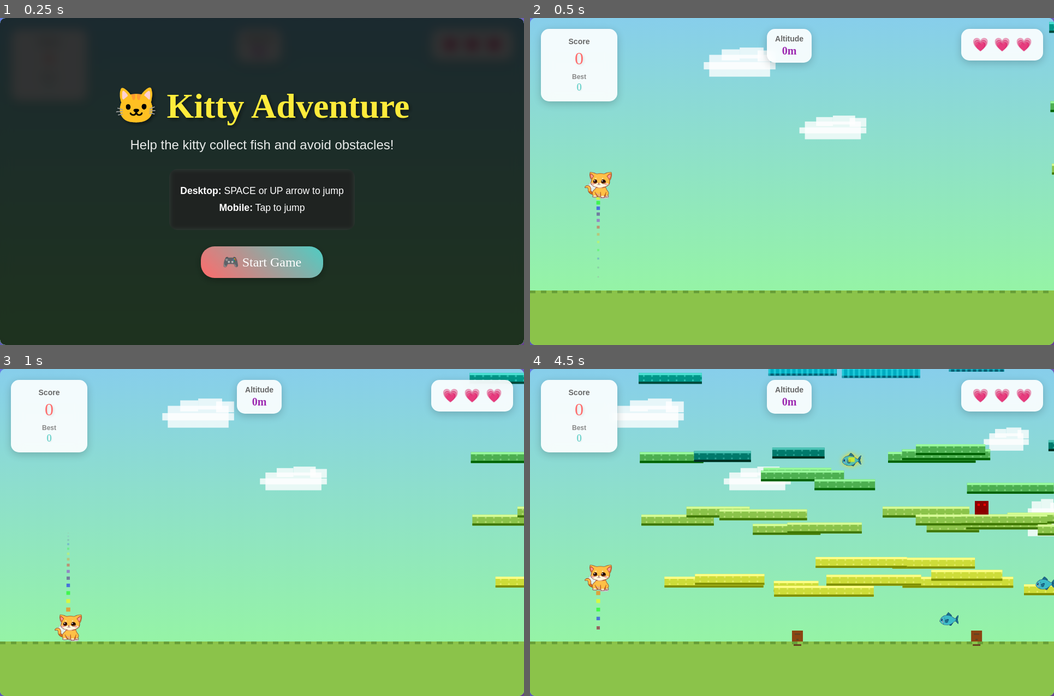
Above: before the commit, frames 1-4 (two rows, left to right).
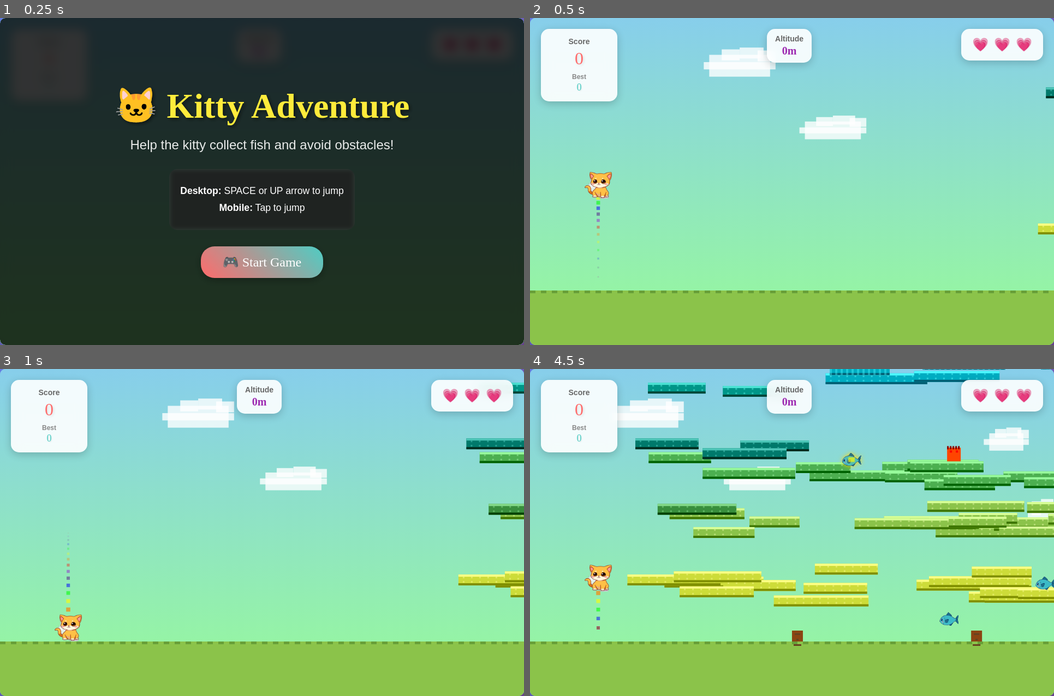
Above: after the commit, the same moments.

Repository: websimapi/websim-kitty-adventure
Game: browser game, page index.html
Two runs of this game, one before a commit and one after it. Both use one fixed random seed, a clock stepped at 60 frames per second and the inputs below.
Inputs:
- Up to frame 1 (0.25 s): no input
- Up to frame 2 (0.5 s): click "🎮 Start Game" at 0.27 s
- Up to frame 3 (1 s): no input
- Up to frame 4 (4.5 s): hold Up 1.03-1.33 s; tap Space every 0.5 s from 1.1 to 4.1 s; hold Up 1.38-1.62 s; hold Up 1.67-1.97 s; hold Up 2.02-2.25 s; hold Up 2.3-2.6 s; hold Up 2.65-2.88 s; hold Up 2.93-3.23 s; hold Up 3.28-3.52 s; hold Up 3.57-3.87 s; hold Up 3.92-4.15 s; hold Up from 4.2 s (still down)

Frame 1 is identical in both runs. In frame 2, 0.2% of the frame differs, in the area x 96-100%, y 1-67%; in frame 3, 1.9%; in frame 4, 21%, in the area x 18-100%, y 0-73%.

Commit message:
v14: So we need to make. It where the lower you are, the more platforms that spawn in.But the higher altitude you go up the less platforms will be spawned in

Diff:
--- a/game.js
+++ b/game.js
@@ -441,11 +441,11 @@
     }
 
     ensurePlatformsAbove() {
-        // Reduced platform generation system - fewer platforms for better gameplay
+        // Platform generation system with altitude-based density
         const currentPlayerAltitude = this.groundY - this.player.y;
-        const platformInterval = 120; // Increased from 80 to 120 for fewer platforms
+        const platformInterval = 120;
         const horizontalSpread = 200;
-        const verticalRange = 400; // Reduced from 600 to 400
+        const verticalRange = 400;
 
         // Calculate altitude ranges to ensure platforms for
         const minAltitudeToEnsure = Math.max(0, currentPlayerAltitude - verticalRange);
@@ -454,6 +454,18 @@
         // Convert altitudes to Y coordinates
         const maxYToEnsure = this.groundY - minAltitudeToEnsure;
         const minYToEnsure = this.groundY - maxAltitudeToEnsure;
+
+        // Helper function to calculate platform density based on altitude
+        const getPlatformDensity = (altitude) => {
+            // More platforms at lower altitudes, fewer at higher altitudes
+            if (altitude <= 200) return 3; // Very dense at low altitude
+            if (altitude <= 500) return 2; // Medium density
+            if (altitude <= 1000) return 1; // Sparse
+            if (altitude <= 2000) return Math.random() < 0.7 ? 1 : 0; // Very sparse, 70% chance
+            if (altitude <= 3000) return Math.random() < 0.5 ? 1 : 0; // 50% chance
+            if (altitude <= 4000) return Math.random() < 0.3 ? 1 : 0; // 30% chance
+            return Math.random() < 0.25 ? 1 : 0; // 25% chance at extreme heights
+        };
 
         // Generate platforms at regular intervals throughout the entire range
         for (let altitude = minAltitudeToEnsure; altitude <= maxAltitudeToEnsure; altitude += platformInterval) {
@@ -469,9 +481,12 @@
                 p.x < this.canvas.width + horizontalSpread
             );
 
-            // Generate fewer platforms - only 1 per level instead of 3
-            if (platformsAtThisLevel.length < 1) {
-                const platformsToGenerate = 1;
+            // Get density for this altitude
+            const targetPlatformCount = getPlatformDensity(altitude);
+
+            // Generate platforms if we don't have enough
+            if (platformsAtThisLevel.length < targetPlatformCount) {
+                const platformsToGenerate = targetPlatformCount - platformsAtThisLevel.length;
 
                 for (let i = 0; i < platformsToGenerate; i++) {
                     // Spread platforms horizontally with some randomness
@@ -489,13 +504,14 @@
             }
         }
 
-        // Generate fewer platforms ahead at player's level
+        // Generate platforms ahead at player's level and adjacent levels with altitude-based density
         const playerLevel = Math.floor(currentPlayerAltitude / platformInterval) * platformInterval;
         const playerLevelY = this.groundY - playerLevel;
 
         // Generate platforms ahead at player's level and adjacent levels
         for (let levelOffset = -1; levelOffset <= 1; levelOffset++) {
             const levelY = playerLevelY + (levelOffset * platformInterval);
+            const levelAltitude = this.groundY - levelY;
             if (levelY >= this.groundY - 50) continue;
 
             const platformsAtLevel = this.platforms.filter(p =>
@@ -504,8 +520,12 @@
                 p.x < this.canvas.width + 600
             );
 
-            if (platformsAtLevel.length < 2) { // Reduced from 3 to 2
-                for (let i = 0; i < 2; i++) { // Reduced from 4 to 2
+            // Get density for this altitude level
+            const targetPlatformCount = Math.max(1, getPlatformDensity(levelAltitude));
+
+            if (platformsAtLevel.length < targetPlatformCount) {
+                const platformsToGenerate = targetPlatformCount - platformsAtLevel.length;
+                for (let i = 0; i < platformsToGenerate; i++) {
                     this.platforms.push({
                         x: this.canvas.width + (i * 150) + Math.random() * 150,
                         y: levelY + (Math.random() - 0.5) * 25,
@@ -524,20 +544,30 @@
     }
 
     spawnPlatform() {
-        // Reduced platform spawning frequency
+        // Altitude-based platform spawning system
         const currentAltitude = this.groundY - this.player.y;
         const baseAltitudes = [100, 200, 300, 500, 700, 1000, 1400, 1900, 2500, 3200, 4000, 5000];
 
-        // Generate platforms at fewer altitude levels
+        // Helper function to get platform spawn count based on altitude
+        const getSpawnCountForAltitude = (altitude) => {
+            if (altitude <= 200) return Math.floor(Math.random() * 3) + 2; // 2-4 platforms
+            if (altitude <= 500) return Math.floor(Math.random() * 2) + 2; // 2-3 platforms
+            if (altitude <= 1000) return Math.floor(Math.random() * 2) + 1; // 1-2 platforms
+            if (altitude <= 2000) return Math.random() < 0.8 ? 1 : 2; // 80% chance of 1, 20% chance of 2
+            if (altitude <= 3000) return Math.random() < 0.6 ? 1 : 0; // 60% chance of 1 platform
+            if (altitude <= 4000) return Math.random() < 0.4 ? 1 : 0; // 40% chance of 1 platform
+            return Math.random() < 0.25 ? 1 : 0; // 25% chance at extreme heights
+        };
+
+        // Generate platforms at altitude levels with decreasing density
         const altitudesToGenerate = baseAltitudes.filter(alt =>
-            alt >= currentAltitude - 200 && alt <= currentAltitude + 400 // Reduced range
+            alt >= currentAltitude - 200 && alt <= currentAltitude + 400
         );
 
         // Ensure we always have at least a few levels to generate
-        if (altitudesToGenerate.length < 2) { // Reduced from 3 to 2
-            // Add more levels around current altitude
-            const currentLevel = Math.floor(currentAltitude / 120) * 120; // Changed to match new interval
-            for (let i = -1; i <= 2; i++) { // Reduced range
+        if (altitudesToGenerate.length < 2) {
+            const currentLevel = Math.floor(currentAltitude / 120) * 120;
+            for (let i = -1; i <= 2; i++) {
                 const level = currentLevel + (i * 120);
                 if (level > 50 && altitudesToGenerate.indexOf(level) === -1) {
                     altitudesToGenerate.push(level);
@@ -548,11 +578,12 @@
         altitudesToGenerate.forEach(altitude => {
             const platformY = this.groundY - altitude - Math.random() * 50;
 
-            // Generate only 1-2 platforms at each level instead of 2-4
-            const platformCount = Math.floor(Math.random() * 2) + 1;
+            // Get platform count based on altitude - fewer platforms at higher altitudes
+            const platformCount = getSpawnCountForAltitude(altitude);
+
             for (let i = 0; i < platformCount; i++) {
                 this.platforms.push({
-                    x: this.canvas.width + Math.random() * 400 + (i * 150), // Increased spacing
+                    x: this.canvas.width + Math.random() * 400 + (i * 150),
                     y: platformY + (Math.random() - 0.5) * 40,
                     width: Math.random() * 100 + 90,
                     height: 20,
